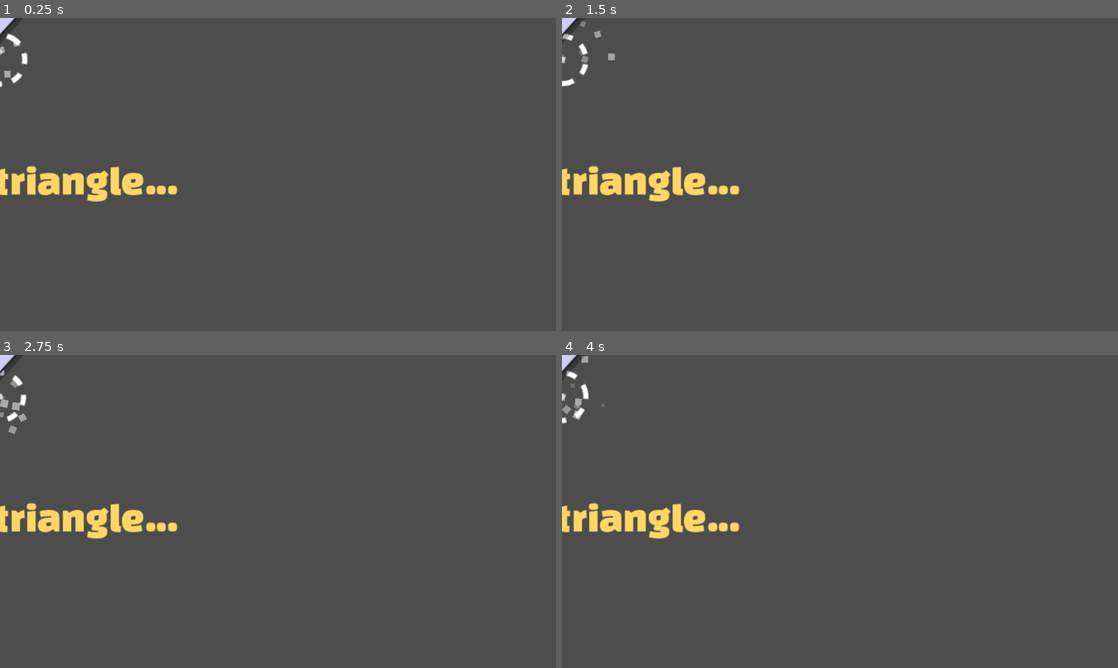
Above: before the commit, frames 1-4 (two rows, left to right).
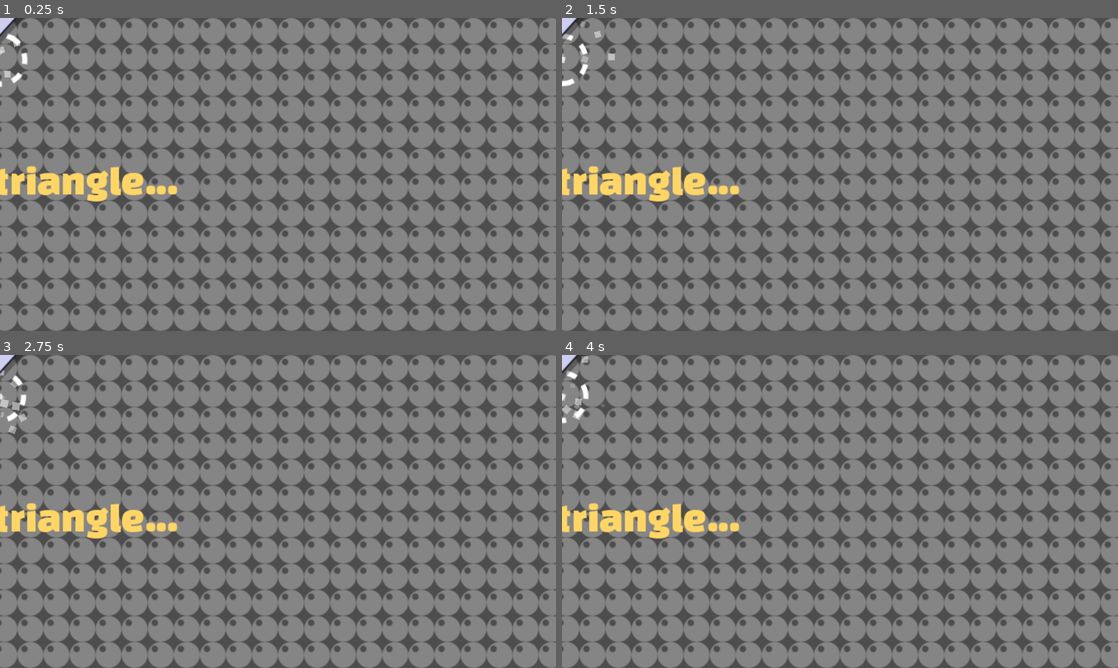
Above: after the commit, the same moments.

Repository: WirelessNine/Re-Cochet
Game: Godot game, scene res://scenes/levels/level_06.tscn
The game is run twice, just before and just after one commit, with the same random seed, the same clock (stepped at 60 frames per second) and the same inputs. This scene is started directly instead of the project's main scene.
Inputs (mouse positions are in pixels of both pictures, inside the frame that each line leads up to):
- Up to frame 1 (0.25 s): no input
- Up to frame 2 (1.5 s): tap Enter (ui_accept) at 0.5, 0.77 s; move the mouse to (962, 158) at 0.52 s; tap I at 0.6 s; click (962, 158) at 0.67 s; drag from (728, 190) to (812, 237) at 1.27 s
- Up to frame 3 (2.75 s): move the mouse to (333, 442) at 2.02 s; tap I at 2.1 s
- Up to frame 4 (4 s): drag from (812, 574) to (673, 464) at 2.77 s; move the mouse to (1006, 558) at 3.52 s; hold A from 3.53 s (still down); tap I at 3.6 s; tap Enter (ui_accept) at 3.77 s

The runs differ from the first frame. In frame 1, 74% of the frame differs, in the area x 0-100%, y 0-100%; in frame 2, 74%; in frame 3, 74%; in frame 4, 74%.

Commit message:
Add background to levels

Diff:
--- a/assets/spritesheets/main_spritesheet.svg
+++ b/assets/spritesheets/main_spritesheet.svg
@@ -24,9 +24,9 @@
      inkscape:deskcolor="#d1d1d1"
      inkscape:document-units="mm"
      showgrid="true"
-     inkscape:zoom="2.8284271"
-     inkscape:cx="107.48023"
-     inkscape:cy="75.130095"
+     inkscape:zoom="16"
+     inkscape:cx="19.125"
+     inkscape:cy="138.71875"
      inkscape:window-width="1920"
      inkscape:window-height="1009"
      inkscape:window-x="-8"
@@ -82,22 +82,11 @@
        y="0.1984375"
        ry="0.73598397"
        rx="0.62876701" />
-    <rect
+    <path
+       id="rect18"
        style="fill:#ffffff;fill-opacity:1;stroke:none;stroke-width:0.529167;stroke-dasharray:none;stroke-opacity:1"
-       id="rect18"
-       width="7.9368329"
-       height="7.9368329"
-       x="0"
-       y="33.866665"
-       ry="3.9684165"
-       inkscape:label="ball" />
-    <path
-       id="path18"
-       style="fill:#ffffff;fill-opacity:1;stroke-width:0.396875;stroke-linecap:round;stroke-linejoin:round;paint-order:markers fill stroke"
-       inkscape:transform-center-x="0.22575522"
-       inkscape:transform-center-y="-0.22575515"
-       d="M 10.294949,43.67812 C 9.9702558,44.002813 5.421531,41.872028 5.3026851,41.42849 5.1838392,40.984951 7.3350049,38.833785 7.7785439,38.952631 c 0.4435387,0.118845 2.8410971,4.400796 2.5164051,4.725489 z"
-       sodipodi:nodetypes="ssss" />
+       inkscape:label="ball"
+       d="M 3.9682332 33.866667 C 1.7697305 33.866667 0 35.636397 0 37.8349 C -6.2665922e-16 40.033403 1.7697305 41.80365 3.9682332 41.80365 C 6.166736 41.80365 7.9369832 40.033403 7.9369832 37.8349 C 7.9369832 35.636397 6.166736 33.866667 3.9682332 33.866667 z M 2.172994 34.997347 C 2.7179074 34.997347 3.1563965 35.441244 3.1563965 35.992635 C 3.1563965 36.544026 2.7179074 36.987923 2.172994 36.987923 C 1.6280806 36.987923 1.1895915 36.544026 1.1895915 35.992635 C 1.1895915 35.441244 1.6280806 34.997347 2.172994 34.997347 z " />
     <path
        sodipodi:type="star"
        style="fill:#ffe194;fill-opacity:1;stroke:none;stroke-width:0.42350845;stroke-linecap:round;stroke-linejoin:round;stroke-dasharray:none;stroke-opacity:1;paint-order:markers fill stroke"
--- a/resources/textures/ui/pattern.tres
+++ b/resources/textures/ui/pattern.tres
@@ -4,4 +4,4 @@
 
 [resource]
 atlas = ExtResource("1_ora1g")
-region = Rect2(0, 128, 40, 38)
+region = Rect2(0, 128, 30, 30)
--- a/scenes/levels/level_01.tscn
+++ b/scenes/levels/level_01.tscn
@@ -2,6 +2,7 @@
 
 [ext_resource type="PackedScene" uid="uid://dhu4mu7mc1ft2" path="res://scenes/player/ball.tscn" id="1_m802k"]
 [ext_resource type="Script" uid="uid://du4roo37xvmjx" path="res://scripts/level_2d.gd" id="1_uvc87"]
+[ext_resource type="Texture2D" uid="uid://bnuvk0xuxhrge" path="res://resources/textures/ui/pattern.tres" id="4_uvc87"]
 [ext_resource type="PackedScene" uid="uid://cfaar6j0h3o0c" path="res://scenes/obstacles/return_point.tscn" id="5_qdh5e"]
 
 [node name="Level01" type="Node2D" unique_id=1967266403]
@@ -34,3 +35,20 @@
 grow_vertical = 2
 theme_type_variation = &"label_something"
 text = "Balls?"
+
+[node name="Background" type="TextureRect" parent="." unique_id=90137296]
+modulate = Color(1, 1, 1, 0.0627451)
+z_index = -2
+anchors_preset = 8
+anchor_left = 0.5
+anchor_top = 0.5
+anchor_right = 0.5
+anchor_bottom = 0.5
+offset_left = -640.0
+offset_top = -360.0
+offset_right = 640.0
+offset_bottom = 360.0
+grow_horizontal = 2
+grow_vertical = 2
+texture = ExtResource("4_uvc87")
+stretch_mode = 1
--- a/scenes/levels/level_02.tscn
+++ b/scenes/levels/level_02.tscn
@@ -5,6 +5,7 @@
 [ext_resource type="PackedScene" uid="uid://ipnpybmkm30b" path="res://scenes/obstacles/wall.tscn" id="3_yjjx0"]
 [ext_resource type="PackedScene" uid="uid://d7puovc8g6ot" path="res://scenes/player/pentagon.tscn" id="4_3acmf"]
 [ext_resource type="PackedScene" uid="uid://cfaar6j0h3o0c" path="res://scenes/obstacles/return_point.tscn" id="5_yjjx0"]
+[ext_resource type="Texture2D" uid="uid://bnuvk0xuxhrge" path="res://resources/textures/ui/pattern.tres" id="6_a3l5x"]
 
 [node name="Level02" type="Node2D" unique_id=1967266403]
 script = ExtResource("1_c5o3r")
@@ -63,3 +64,20 @@
 grow_vertical = 2
 theme_type_variation = &"label_something"
 text = "Haha boing boing"
+
+[node name="Background" type="TextureRect" parent="." unique_id=1663317453]
+modulate = Color(1, 1, 1, 0.0627451)
+z_index = -2
+anchors_preset = 8
+anchor_left = 0.5
+anchor_top = 0.5
+anchor_right = 0.5
+anchor_bottom = 0.5
+offset_left = -640.0
+offset_top = -360.0
+offset_right = 640.0
+offset_bottom = 360.0
+grow_horizontal = 2
+grow_vertical = 2
+texture = ExtResource("6_a3l5x")
+stretch_mode = 1
--- a/scenes/levels/level_03.tscn
+++ b/scenes/levels/level_03.tscn
@@ -5,6 +5,7 @@
 [ext_resource type="PackedScene" uid="uid://7a6ncqx86fmf" path="res://scenes/obstacles/weak_wall.tscn" id="3_4wrbh"]
 [ext_resource type="PackedScene" uid="uid://ipnpybmkm30b" path="res://scenes/obstacles/wall.tscn" id="4_lcxk4"]
 [ext_resource type="PackedScene" uid="uid://cfaar6j0h3o0c" path="res://scenes/obstacles/return_point.tscn" id="5_r8ojw"]
+[ext_resource type="Texture2D" uid="uid://bnuvk0xuxhrge" path="res://resources/textures/ui/pattern.tres" id="6_r8ojw"]
 
 [node name="Level03" type="Node2D" unique_id=1967266403]
 script = ExtResource("1_4wrbh")
@@ -57,3 +58,20 @@
 grow_vertical = 2
 theme_type_variation = &"label_something"
 text = "They be breaking"
+
+[node name="Background" type="TextureRect" parent="." unique_id=75562994]
+modulate = Color(1, 1, 1, 0.1882353)
+z_index = -2
+anchors_preset = 8
+anchor_left = 0.5
+anchor_top = 0.5
+anchor_right = 0.5
+anchor_bottom = 0.5
+offset_left = -640.0
+offset_top = -360.0
+offset_right = 640.0
+offset_bottom = 360.0
+grow_horizontal = 2
+grow_vertical = 2
+texture = ExtResource("6_r8ojw")
+stretch_mode = 1
--- a/scenes/levels/level_04.tscn
+++ b/scenes/levels/level_04.tscn
@@ -6,6 +6,7 @@
 [ext_resource type="PackedScene" uid="uid://7a6ncqx86fmf" path="res://scenes/obstacles/weak_wall.tscn" id="4_j6e47"]
 [ext_resource type="PackedScene" uid="uid://ipnpybmkm30b" path="res://scenes/obstacles/wall.tscn" id="6_ypi4k"]
 [ext_resource type="PackedScene" uid="uid://d7puovc8g6ot" path="res://scenes/player/pentagon.tscn" id="7_cw75u"]
+[ext_resource type="Texture2D" uid="uid://bnuvk0xuxhrge" path="res://resources/textures/ui/pattern.tres" id="7_gkpor"]
 
 [node name="Level04" type="Node2D" unique_id=1967266403]
 script = ExtResource("1_nanf4")
@@ -73,3 +74,20 @@
 grow_vertical = 2
 theme_type_variation = &"label_something"
 text = "You are trapped..."
+
+[node name="Background" type="TextureRect" parent="." unique_id=1442082778]
+modulate = Color(1, 1, 1, 0.0627451)
+z_index = -2
+anchors_preset = 8
+anchor_left = 0.5
+anchor_top = 0.5
+anchor_right = 0.5
+anchor_bottom = 0.5
+offset_left = -640.0
+offset_top = -360.0
+offset_right = 640.0
+offset_bottom = 360.0
+grow_horizontal = 2
+grow_vertical = 2
+texture = ExtResource("7_gkpor")
+stretch_mode = 1
--- a/scenes/levels/level_05.tscn
+++ b/scenes/levels/level_05.tscn
@@ -6,6 +6,7 @@
 [ext_resource type="PackedScene" uid="uid://bmm0nbe82ftka" path="res://scenes/obstacles/string.tscn" id="5_pe0ra"]
 [ext_resource type="PackedScene" uid="uid://7a6ncqx86fmf" path="res://scenes/obstacles/weak_wall.tscn" id="5_ywrx1"]
 [ext_resource type="PackedScene" uid="uid://ipnpybmkm30b" path="res://scenes/obstacles/wall.tscn" id="6_nodfw"]
+[ext_resource type="Texture2D" uid="uid://bnuvk0xuxhrge" path="res://resources/textures/ui/pattern.tres" id="7_836dv"]
 
 [node name="Level05" type="Node2D" unique_id=1967266403]
 script = ExtResource("1_hqfam")
@@ -68,3 +69,20 @@
 grow_vertical = 2
 theme_type_variation = &"label_something"
 text = "Just like a violin"
+
+[node name="Background" type="TextureRect" parent="." unique_id=202172591]
+modulate = Color(1, 1, 1, 0.0627451)
+z_index = -2
+anchors_preset = 8
+anchor_left = 0.5
+anchor_top = 0.5
+anchor_right = 0.5
+anchor_bottom = 0.5
+offset_left = -640.0
+offset_top = -360.0
+offset_right = 640.0
+offset_bottom = 360.0
+grow_horizontal = 2
+grow_vertical = 2
+texture = ExtResource("7_836dv")
+stretch_mode = 1
--- a/scenes/levels/level_06.tscn
+++ b/scenes/levels/level_06.tscn
@@ -8,6 +8,7 @@
 [ext_resource type="PackedScene" uid="uid://d7puovc8g6ot" path="res://scenes/player/pentagon.tscn" id="5_s7m4s"]
 [ext_resource type="PackedScene" uid="uid://ipnpybmkm30b" path="res://scenes/obstacles/wall.tscn" id="6_tg547"]
 [ext_resource type="PackedScene" uid="uid://cg46m5aphtvcl" path="res://scenes/obstacles/triangle.tscn" id="7_yc2un"]
+[ext_resource type="Texture2D" uid="uid://bnuvk0xuxhrge" path="res://resources/textures/ui/pattern.tres" id="9_6h3uw"]
 
 [node name="Level06" type="Node2D" unique_id=1967266403]
 script = ExtResource("1_tbrpi")
@@ -75,3 +76,20 @@
 grow_vertical = 2
 theme_type_variation = &"label_something"
 text = "mmfgh... triangle..."
+
+[node name="Background" type="TextureRect" parent="." unique_id=97185276]
+modulate = Color(1, 1, 1, 0.31764707)
+z_index = -2
+anchors_preset = 8
+anchor_left = 0.5
+anchor_top = 0.5
+anchor_right = 0.5
+anchor_bottom = 0.5
+offset_left = -640.0
+offset_top = -360.0
+offset_right = 640.0
+offset_bottom = 360.0
+grow_horizontal = 2
+grow_vertical = 2
+texture = ExtResource("9_6h3uw")
+stretch_mode = 1
--- a/scenes/levels/level_07.tscn
+++ b/scenes/levels/level_07.tscn
@@ -4,6 +4,7 @@
 [ext_resource type="PackedScene" uid="uid://dhu4mu7mc1ft2" path="res://scenes/player/ball.tscn" id="2_rd35g"]
 [ext_resource type="PackedScene" uid="uid://cfaar6j0h3o0c" path="res://scenes/obstacles/return_point.tscn" id="3_ubdts"]
 [ext_resource type="PackedScene" uid="uid://7a6ncqx86fmf" path="res://scenes/obstacles/weak_wall.tscn" id="6_30ggj"]
+[ext_resource type="Texture2D" uid="uid://bnuvk0xuxhrge" path="res://resources/textures/ui/pattern.tres" id="6_knxqw"]
 [ext_resource type="PackedScene" uid="uid://ipnpybmkm30b" path="res://scenes/obstacles/wall.tscn" id="7_ifo3o"]
 
 [node name="Level07" type="Node2D" unique_id=1967266403]
@@ -121,3 +122,20 @@
 grow_vertical = 2
 theme_type_variation = &"label_something"
 text = "Bouncy castle"
+
+[node name="Background" type="TextureRect" parent="." unique_id=1250617616]
+modulate = Color(1, 1, 1, 0.0627451)
+z_index = -2
+anchors_preset = 8
+anchor_left = 0.5
+anchor_top = 0.5
+anchor_right = 0.5
+anchor_bottom = 0.5
+offset_left = -640.0
+offset_top = -360.0
+offset_right = 640.0
+offset_bottom = 360.0
+grow_horizontal = 2
+grow_vertical = 2
+texture = ExtResource("6_knxqw")
+stretch_mode = 1
--- a/scenes/levels/level_08.tscn
+++ b/scenes/levels/level_08.tscn
@@ -6,6 +6,7 @@
 [ext_resource type="PackedScene" uid="uid://ipnpybmkm30b" path="res://scenes/obstacles/wall.tscn" id="4_xahu4"]
 [ext_resource type="PackedScene" uid="uid://7a6ncqx86fmf" path="res://scenes/obstacles/weak_wall.tscn" id="5_y0u2e"]
 [ext_resource type="PackedScene" uid="uid://d7puovc8g6ot" path="res://scenes/player/pentagon.tscn" id="6_4j84j"]
+[ext_resource type="Texture2D" uid="uid://bnuvk0xuxhrge" path="res://resources/textures/ui/pattern.tres" id="7_hmphn"]
 
 [node name="Level08" type="Node2D" unique_id=1967266403]
 script = ExtResource("1_80sek")
@@ -25,23 +26,6 @@
 unique_name_in_owner = true
 position = Vector2(496, 256)
 metadata/_scene_painted = true
-
-[node name="Label" type="Label" parent="." unique_id=659194196]
-modulate = Color(0.7294262, 0.74694306, 0.5789778, 1)
-z_index = -1
-anchors_preset = 8
-anchor_left = 0.5
-anchor_top = 0.5
-anchor_right = 0.5
-anchor_bottom = 0.5
-offset_left = -160.0
-offset_top = 80.0
-offset_right = 158.0
-offset_bottom = 132.0
-grow_horizontal = 2
-grow_vertical = 2
-theme_type_variation = &"label_something"
-text = "Extrme Demon"
 
 [node name="Wall" parent="." unique_id=251030527 instance=ExtResource("4_xahu4")]
 position = Vector2(384, -288)
@@ -76,3 +60,37 @@
 position = Vector2(-384, -272.00003)
 rotation = 0.7853982
 metadata/_scene_painted = true
+
+[node name="Label" type="Label" parent="." unique_id=659194196]
+modulate = Color(0.7294262, 0.74694306, 0.5789778, 1)
+z_index = -1
+anchors_preset = 8
+anchor_left = 0.5
+anchor_top = 0.5
+anchor_right = 0.5
+anchor_bottom = 0.5
+offset_left = -160.0
+offset_top = 80.0
+offset_right = 158.0
+offset_bottom = 132.0
+grow_horizontal = 2
+grow_vertical = 2
+theme_type_variation = &"label_something"
+text = "Extrme Demon"
+
+[node name="Background" type="TextureRect" parent="." unique_id=1451695095]
+modulate = Color(1, 1, 1, 0.09803922)
+z_index = -2
+anchors_preset = 8
+anchor_left = 0.5
+anchor_top = 0.5
+anchor_right = 0.5
+anchor_bottom = 0.5
+offset_left = -640.0
+offset_top = -360.0
+offset_right = 640.0
+offset_bottom = 360.0
+grow_horizontal = 2
+grow_vertical = 2
+texture = ExtResource("7_hmphn")
+stretch_mode = 1
Not shown, changed: kanban_tasks_data.kanban
